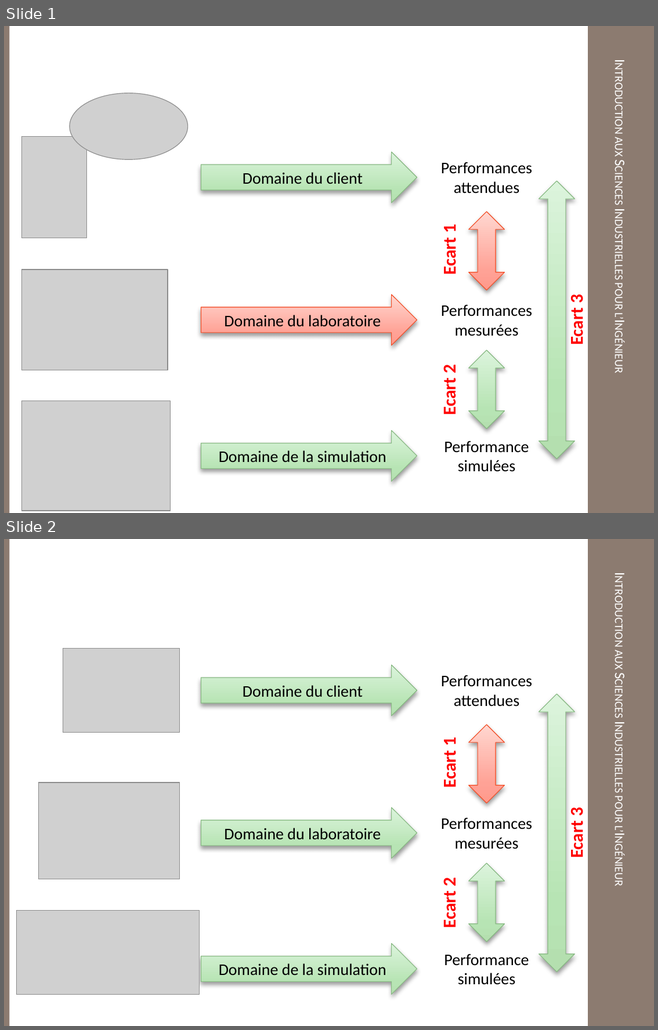
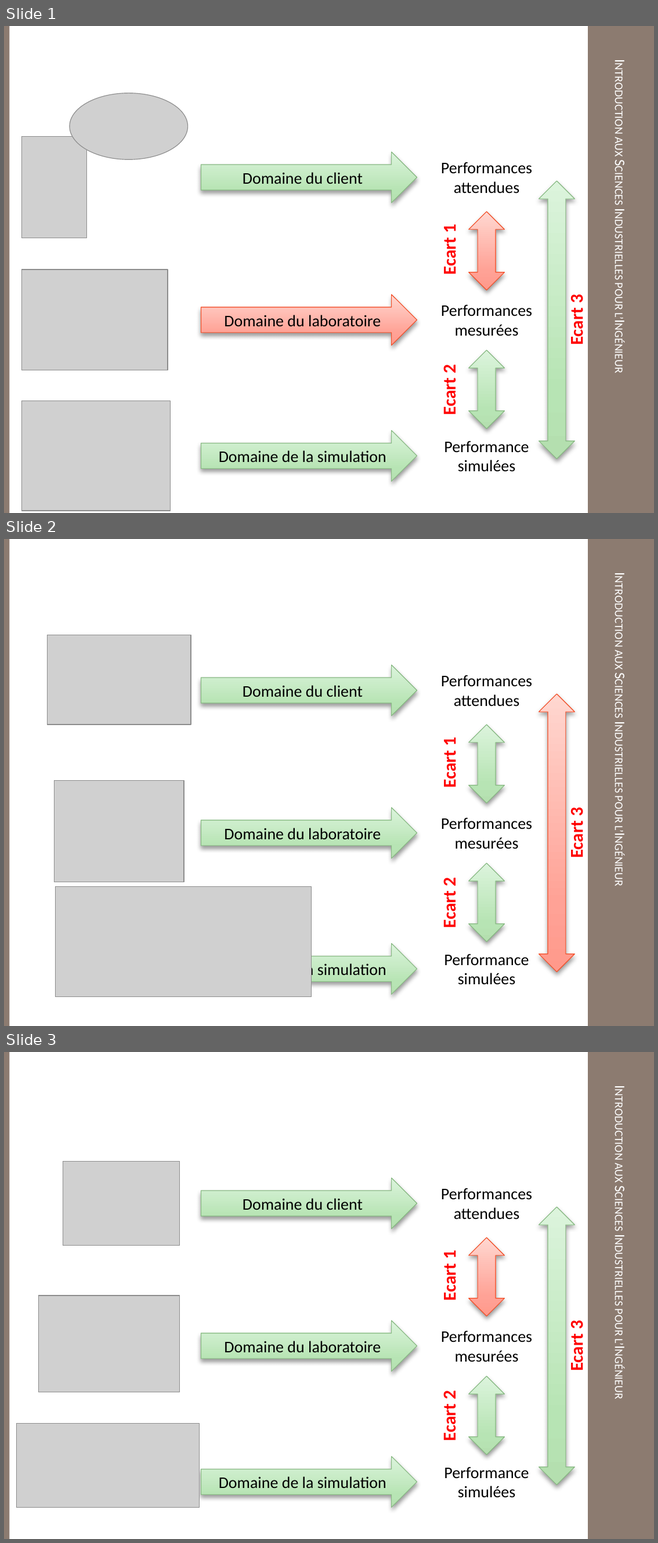
Before and after one commit to xpessoles/TP_Documents, a slide deck: Ressources/Ecarts.pptx. Shown one above the other, each under a label of ours: slides 1 and 2 before the commit, slides 1, 2 and 3 after it. The pictures are 658x1030 and 658x1543 pixels, drawn with LibreOffice and Linux fonts; fonts in the diff are those of the drawing; grey boxes stand for pictures; background and template pictures are left out. Boxes give left, top, right and bottom in pixels: in the first picture for what was removed or moved away, otherwise in the second. Text is boxed around its words. In the diff, an @@ line names an element or a change of style, - is before the commit and + after.

```diff
--- a/Ressources/Ecarts.pptx
+++ b/Ressources/Ecarts.pptx
@@ slide 2 added at [4,539,654,1026], background #FFFFFF; not listed: 3 template elements that a slide beside it also shows @@
@@ picture added at [48,635,191,725] @@
@@ right arrow added at [201,665,416,716], fill gradient #B4DFB0 to #B9E4B5 to #DEF5DC, outline #88B983 0.75 pt, 18 pt, text #000000 @@
+Domaine du client
@@ text added at [441,675,532,707], 18 pt, text #000000 @@
+Performances
+attendues
@@ up down arrow added at [539,694,574,972], fill gradient #FF9A8C to #FFA397 to #FFD6D2, outline #F34E27 0.75 pt @@
@@ up down arrow added at [469,725,504,803], fill gradient #B4DFB0 to #B9E4B5 to #DEF5DC, outline #88B983 0.75 pt @@
@@ text added at [438,737,460,787], 20 pt, text #FF0000, bold @@
+Ecart 1
@@ picture added at [54,781,184,882] @@
@@ right arrow added at [201,808,416,858], fill gradient #B4DFB0 to #B9E4B5 to #DEF5DC, outline #88B983 0.75 pt, 18 pt, text #000000 @@
+Domaine du laboratoire
@@ text added at [565,808,587,857], 20 pt, text #FF0000, bold @@
+Ecart 3
@@ text added at [441,817,532,849], 18 pt, text #000000 @@
+Performances mesurées
@@ up down arrow added at [469,863,504,942], fill gradient #B4DFB0 to #B9E4B5 to #DEF5DC, outline #88B983 0.75 pt @@
@@ picture added at [55,886,311,997] @@
@@ text added at [438,878,460,928], 20 pt, text #FF0000, bold @@
+Ecart 2
@@ right arrow added at [201,944,416,994], fill gradient #B4DFB0 to #B9E4B5 to #DEF5DC, outline #88B983 0.75 pt, 18 pt, text #000000 @@
+Domaine de la simulation
@@ text added at [444,954,528,985], 18 pt, text #000000 @@
+Performance simulées
@@ what was slide 2 is now slide 3 @@
```
Also in this commit, not shown: 14 other files.
